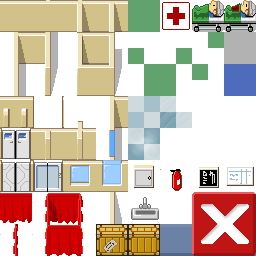
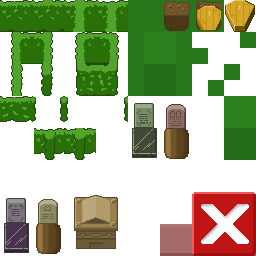
Before/after of a 256 × 256 layered artwork. What changed in the layer stack:
hid "shadows_tall" over <box>19,5,256,224</box>
hid "walls_tall", painted on it over <box>0,0,256,256</box>
hid "shadow_trolleys" over <box>192,24,256,32</box>
showed group "cemetry_set" (2 layers) over <box>0,0,256,256</box>
painted on "cemetry" over <box>0,23,256,256</box>
